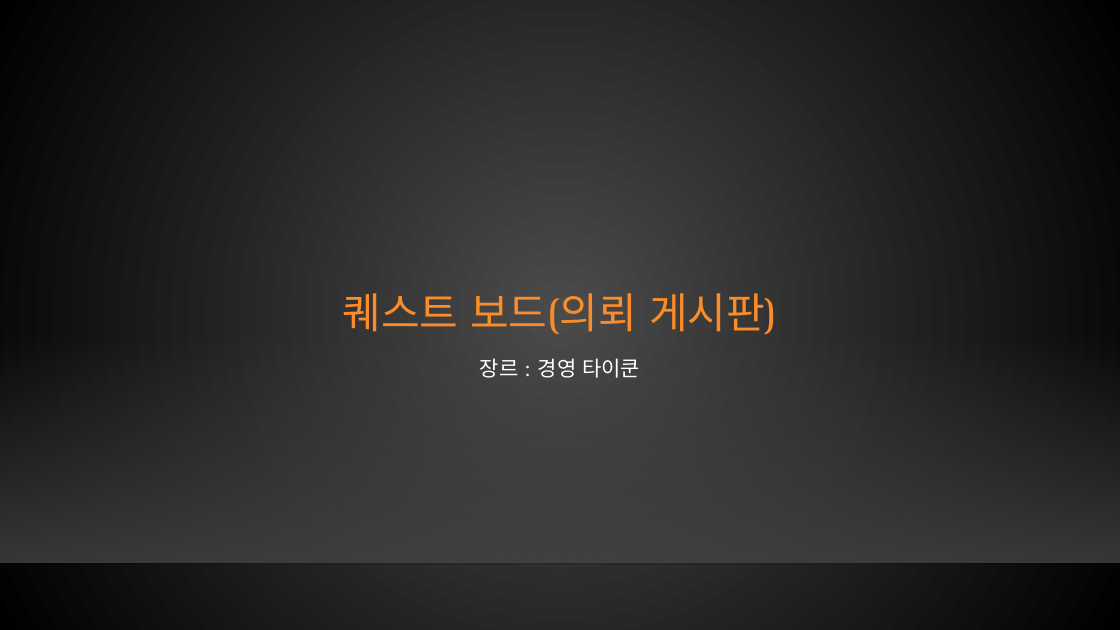
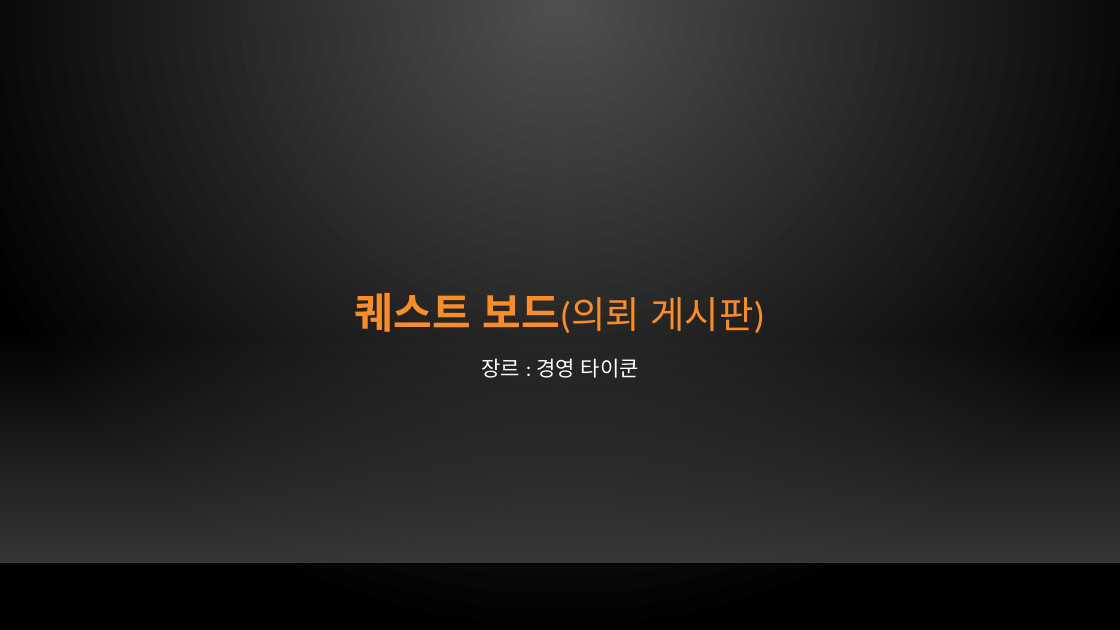
Before and after one commit to xqiwipx/first_project, a slide deck: slide 3 of Kims_project.pptx. Drawn at 1120x630 pixels with LibreOffice and Linux fonts; fonts in the diff are those of the drawing; background and template pictures are left out. Boxes give left, top, right and bottom in pixels: in the first picture for what was removed or moved away, otherwise in the second. Text is boxed around its words. In the diff, an @@ line names an element or a change of style, - is before the commit and + after.

```diff
--- a/Kims_project.pptx
+++ b/Kims_project.pptx
@@ background gradient #4B4B4B to #000000 to gradient #505050 to #000000 @@
@@ title "퀘스트 보드(의뢰 게시판)" at [355,293,765,333]: size 36 to 32 pt in "보드(의뢰 게시판)"; font TeX Gyre Bonum to Calibri; bold on in "퀘스트 보드(의뢰" @@
@@ text "장르 : 경영 타이쿤" at [481,358,639,378]: font TeX Gyre Bonum to Calibri @@
```
Also in this commit, not shown: 25 other slides changed, 4 slides added, 3 slides removed.
